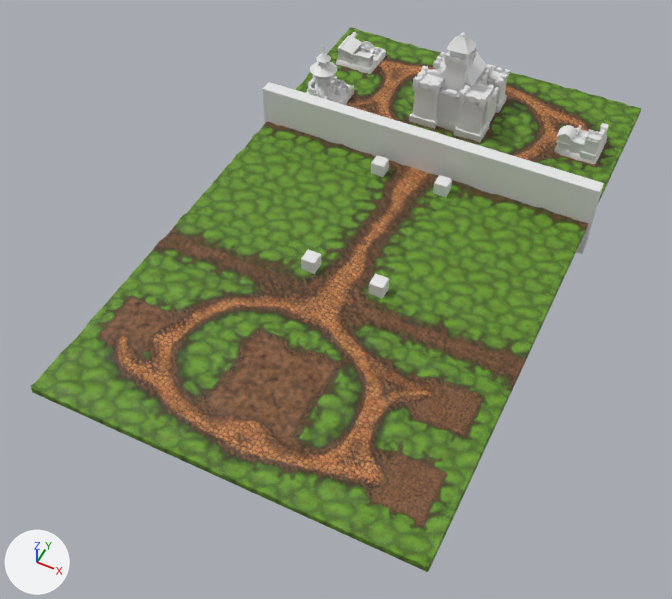
The Blender file Assets/Blends/terrain/terrain.blend as it was, and as the next commit left it.
Rendered twice from a 50 mm camera at (37.0, -87.5, 90.9) aimed at (-1.0, -11.5, -4.1). Every picture has the same lights, and +X, +Y and +Z are marked at lower left.
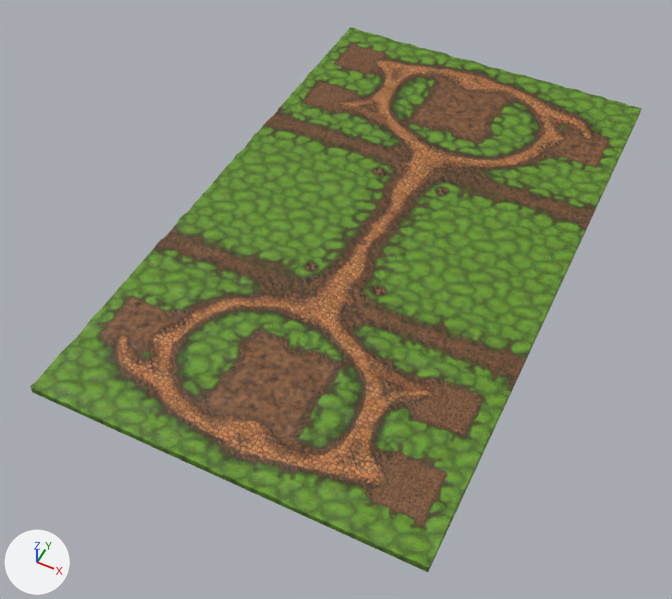
Pixel boxes [x1, y1, x2, y2] of what changed, in the pictures (672 x 599 px):
'Cube', deleted: before [262, 82, 604, 254]
'Castle', deleted: before [409, 32, 510, 143]
'Archery', deleted: before [554, 123, 608, 164]
'MageTower', deleted: before [306, 46, 354, 105]
'LumberMill', deleted: before [336, 32, 386, 74]
'Cube.005', deleted: before [369, 274, 389, 299]
'Cube.004', deleted: before [301, 249, 321, 274]
'Cube.002', deleted: before [433, 175, 452, 197]
'Cube.003', deleted: before [371, 155, 389, 177]

The change, as a diff of the scene's bpy script:
```diff
--- a/Assets/Blends/terrain/terrain.blend.py
+++ b/Assets/Blends/terrain/terrain.blend.py
@@ ob_cube @@
-ob_cube = bpy.data.objects.new('Cube', me_cube)
-ob_cube.location = (0.0, 15.0, 0.0)
-ob_cube.scale = (26.4, 1.0, 6.02)
@@ ob_cube_002 @@
-ob_cube_002 = bpy.data.objects.new('Cube.002', me_cube_002)
-ob_cube_002.location = (5.0, 11.0, 1.0)
@@ ob_cube_003 @@
-ob_cube_003 = bpy.data.objects.new('Cube.003', me_cube_003)
-ob_cube_003.location = (-5.0, 11.0, 1.0)
-ob_cube_003.scale = (-1.0, 1.0, 1.0)
@@ ob_cube_004 @@
-ob_cube_004 = bpy.data.objects.new('Cube.004', me_cube_004)
-ob_cube_004.location = (-5.0, -11.0, 1.0)
-ob_cube_004.rotation_euler = (0.0, 0.0, 3.142)  # degrees (0, 0, 180)
@@ ob_cube_005 @@
-ob_cube_005 = bpy.data.objects.new('Cube.005', me_cube_005)
-ob_cube_005.location = (5.0, -11.0, 1.0)
-ob_cube_005.rotation_euler = (0.0, 0.0, 3.142)  # degrees (0, 0, 180)
-ob_cube_005.scale = (-1.0, 1.0, 1.0)
@@ ob_magetower @@
-ob_magetower = bpy.data.objects.new('MageTower', me_mesh_001)
-ob_magetower.location = (-20.0, 24.0, 0.1)
-ob_magetower.rotation_euler = (0.0, 0.0, 1.571)  # degrees (0, 0, 90)
-ob_magetower.scale = (0.0254, 0.0254, 0.0254)
@@ ob_lumbermill @@
-ob_lumbermill = bpy.data.objects.new('LumberMill', me_mesh_002)
-ob_lumbermill.location = (-20.0, 36.0, 0.1)
-ob_lumbermill.rotation_euler = (0.0, 0.0, 3.142)  # degrees (0, 0, 180)
-ob_lumbermill.scale = (0.0254, 0.0254, 0.0254)
@@ ob_castle @@
-ob_castle = bpy.data.objects.new('Castle', me_mesh_003)
-ob_castle.location = (0.0, 30.0, 0.2)
-ob_castle.rotation_euler = (0.0, 0.0, -1.571)  # degrees (0, 0, -90)
-ob_castle.scale = (0.0381, 0.0381, 0.0381)
@@ ob_archery @@
-ob_archery = bpy.data.objects.new('Archery', me_mesh_004)
-ob_archery.location = (20.0, 30.0, 0.1)
-ob_archery.rotation_euler = (0.0, 0.0, -1.571)  # degrees (0, 0, -90)
-ob_archery.scale = (0.0254, 0.0254, 0.0254)
```
